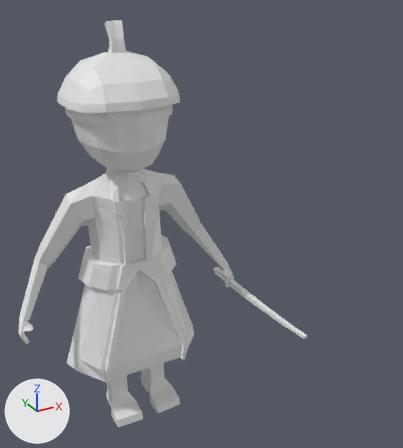
Renders of the Blender file Map/Assets/Models/Yamato_samurai/Yamato_samurai.blend from each side of a commit.
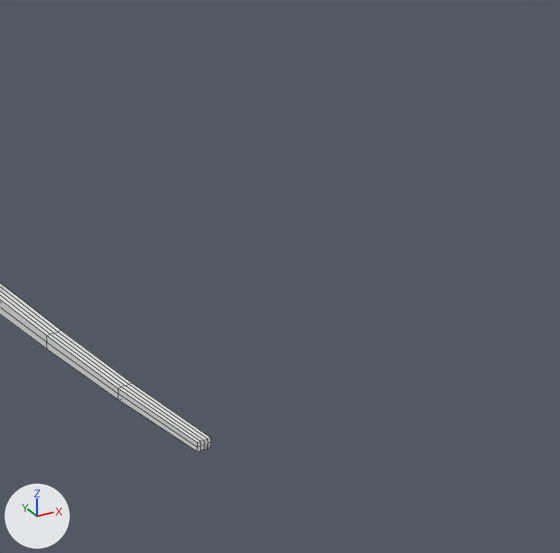
Each version is shown whole from a 50 mm lens placed at (-7.17, -19.13, 17.39), pointed at (2.24, -2.01, 8.82), then close up on the part from 62% to 100% of the width and 48% to 82% of the height. Every picture has the same lights, and +X, +Y and +Z are marked at lower left. The close-ups show mesh edges as thin lines.

In view in the first close-up: 'Samurai'.
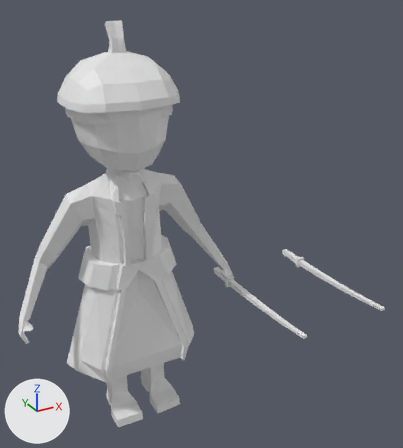
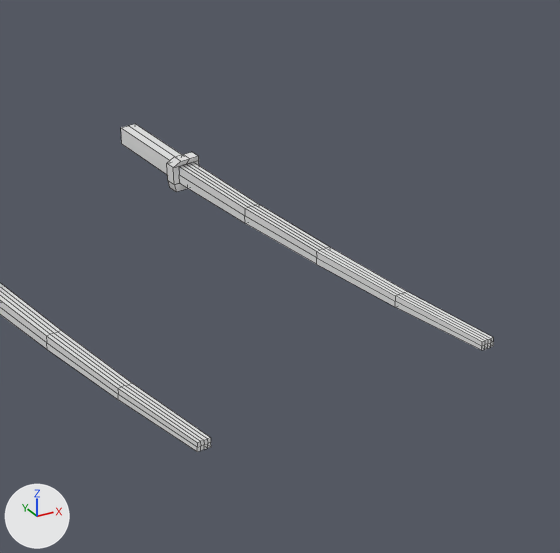
The newer file is also rescaled (x0.14) as a whole; pictures and numbers use the older file's frame.

The change, as a diff of the scene's bpy script:
```diff
--- a/Map/Assets/Models/Yamato_samurai/Yamato_samurai.blend.py
+++ b/Map/Assets/Models/Yamato_samurai/Yamato_samurai.blend.py
@@ me_cube @@
 me_cube.from_pydata(...)  # 994 vertices, 1000 faces; spans x -4.7..4.7, y -6.1..1.7, z 0.0..16.1
 # used by ob_samurai; location = (0.0, 0.0, 0.0)
+# me_cube part 1: the loose piece of 95 vertices spanning x 4.1..4.5, y -6.1..0.4, z 5.0..5.5 is copied, and the copy is moved by (3.9, 0.0, 0.0); it spans x 8.0..8.4, y -6.1..0.4, z 5.0..5.5
```

Pixel boxes (x1, y1, x2, y2) of what changed, in the close-ups (560 x 553 px):
'Samurai', reshaped: before (0, 283, 211, 452); after (0, 124, 493, 452)
part 1 of me_cube, added: after (121, 124, 493, 350)
